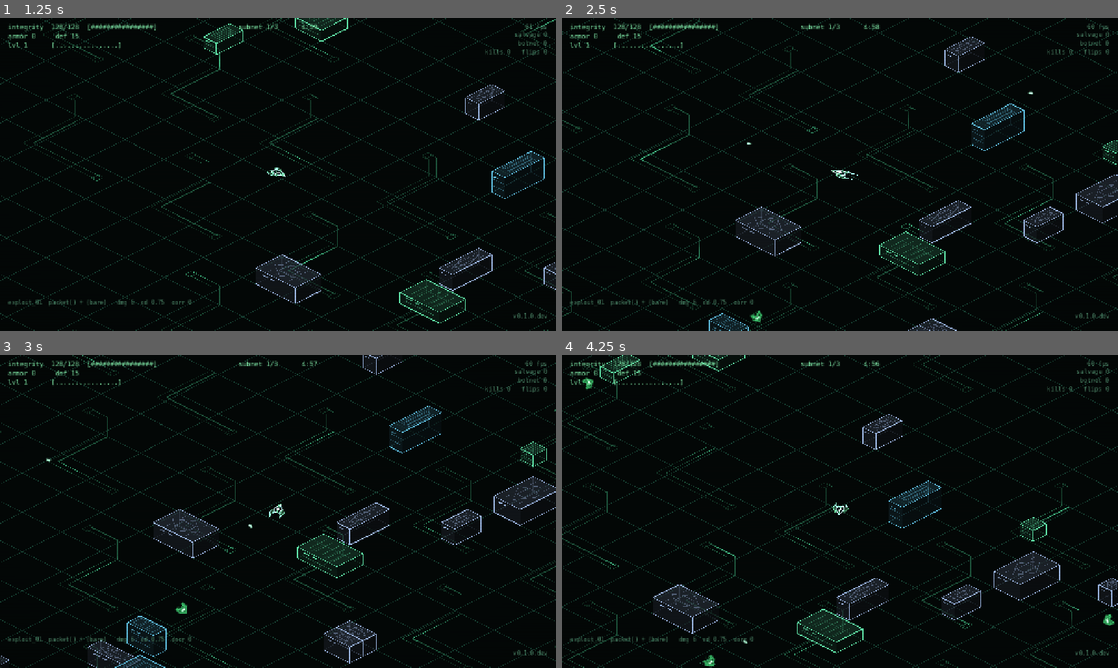
Above: before the commit, frames 1-4 (two rows, left to right).
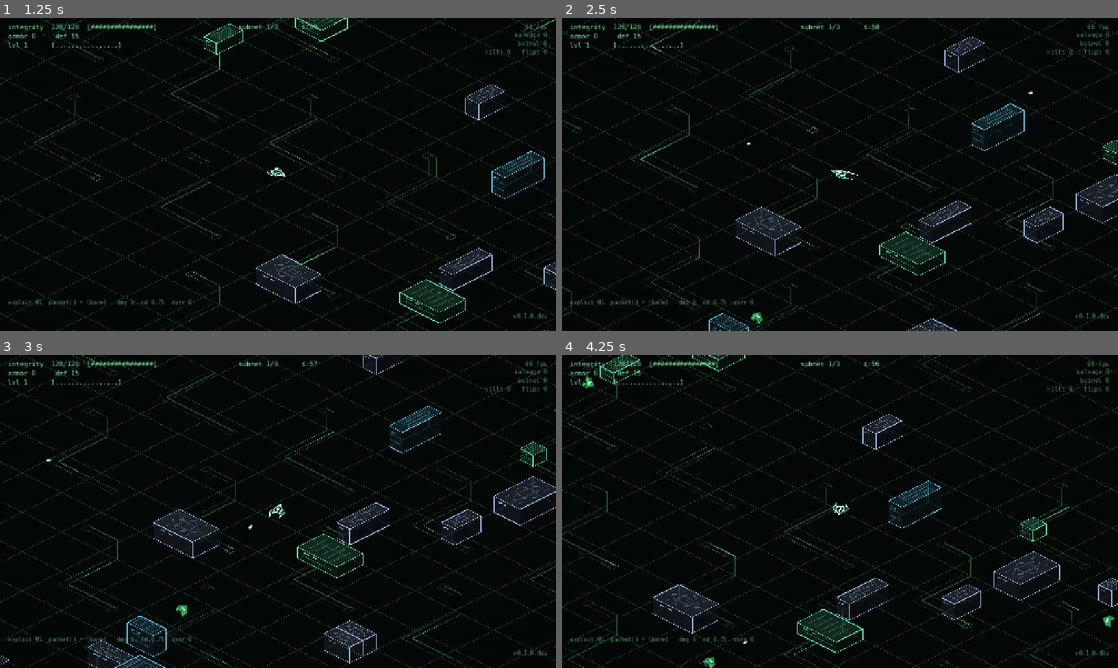
Above: after the commit, the same moments.

Repository: seanperkins/rootkit-game
Game: Godot game, scene res://scenes/main.tscn
Two runs of this game, one before a commit and one after it. Both use one fixed random seed, a clock stepped at 60 frames per second and the inputs below.
Inputs (mouse positions are in pixels of both pictures, inside the frame that each line leads up to):
- Up to frame 1 (1.25 s): click "start new run" at 0.5 s
- Up to frame 2 (2.5 s): tap Enter (confirm) at 1.25 s; move the mouse to (962, 158) at 1.27 s; hold D (move_right) 1.28-2.03 s; hold Enter (confirm) 1.28-2.03 s; move the mouse to (728, 190) at 2.02 s; hold S (move_down) from 2.03 s (still down); tap R (recipes) at 2.1 s
- Up to frame 3 (3 s): move the mouse to (333, 442) at 2.77 s; release S (move_down) at 2.78 s; hold D (move_right) from 2.78 s (still down); hold Enter (confirm) from 2.78 s (still down)
- Up to frame 4 (4.25 s): move the mouse to (812, 574) at 3.52 s; release D (move_right) at 3.53 s; release Enter (confirm) at 3.53 s; hold W (move_up) from 3.53 s (still down); tap R (recipes) at 3.6 s

Frame 1 is identical in both runs. In frame 2, less than 0.1% of the frame differs, in the area x 33-85%, y 23-98%; in frame 3, less than 0.1%; in frame 4, 0.2%, in the area x 3-100%, y 6-100%.

Commit message:
Integrate boss integrity into powered armor segments

Diff:
--- a/scripts/run/run.gd
+++ b/scripts/run/run.gd
@@ -4773,7 +4773,12 @@
 		if t.behaviour == EnemyTable.Behaviour.CHARGER and _ai_phase[i] == CH_DASH:
 			heading = _ai_aim[i]
 		var angle := to_iso(heading).angle() + PI * 0.5 if heading.length_squared() > 0.01 else 0.0
-		mm.set_instance_custom_data(n, Color(float(t.glyph), angle, float(i % 17) / 17.0, 0.0))
+		# Integrity powers the boss's armor segments in the material itself.
+		# Read spawn HP so subnet scaling and fork children share the same range.
+		var integrity := 1.0
+		if enemies.type_index[i] == EnemyTable.ICE or _is_miniboss(enemies.type_index[i]):
+			integrity = clampf(enemies.integrity[i] / maxf(_spawn_hp[i], 0.001), 0.0, 1.0)
+		mm.set_instance_custom_data(n, Color(float(t.glyph), angle, float(i % 17) / 17.0, integrity))
 	mm = _mm_proj.multimesh
 	mm.visible_instance_count = projectiles.count
 	# Glyph and colour per frame: spawn happens inside the tick, which may not
@@ -5090,39 +5095,6 @@
 			ring.append(to_iso(_rp(enemies, i)
 				+ Vector2(cos(ta), sin(ta)) * (14.0 + 26.0 * tell)))
 		draw_polyline(ring, Color(1.9, 0.9, 0.4, 0.85 * (1.0 - tell)), 2.0)
-
-	# Boss integrity, without a number and without a bar.
-	#
-	# Three channels at once, because any one of them alone is ambiguous at a
-	# glance: the ring THINS as it drops, its colour walks from the type's own
-	# toward a hot red, and it FRAGMENTS into fewer, shorter arcs. A healthy
-	# boss wears a solid bright band; a nearly-dead one is a few dim red
-	# scratches. Reading "it is coming apart" needs no calibration.
-	for i in enemies.count:
-		if _arriving[i] > 0.0 or _submerged[i] != 0:
-			continue
-		var ti2 := enemies.type_index[i]
-		if ti2 != EnemyTable.ICE and not _is_miniboss(ti2):
-			continue
-		var frac2: float = clampf(
-			enemies.integrity[i] / maxf(_spawn_hp[i], 0.001), 0.0, 1.0)
-		var centre := to_iso(_rp(enemies, i))
-		var rad2: float = (58.0 if ti2 == EnemyTable.ICE else 34.0)
-		var width: float = 1.0 + 3.2 * frac2
-		var col2: Color = enemy_types[ti2].color.lerp(
-			Color(2.2, 0.30, 0.25), 1.0 - frac2)
-		col2.a = 0.45 + 0.5 * frac2
-		# Twelve arcs at full, three at death. Integer, so the fragmenting is a
-		# visible step rather than a fade nobody registers.
-		var arcs: int = maxi(3, int(round(12.0 * frac2)))
-		var span: float = TAU / float(arcs) * (0.35 + 0.55 * frac2)
-		for a4 in arcs:
-			var base := TAU * float(a4) / float(arcs)
-			var pts2 := PackedVector2Array()
-			for stp in 5:
-				var ang := base + span * float(stp) / 4.0
-				pts2.append(centre + Vector2(cos(ang), sin(ang) * 0.5) * rad2)
-			draw_polyline(pts2, col2, width)
 
 	# Support links, and the ranged aim tell. Both are the same argument the
 	# charger and ambusher telegraphs above already make: a thing that happens
--- a/shaders/glyph.gdshader
+++ b/shaders/glyph.gdshader
@@ -1,10 +1,11 @@
 shader_type canvas_item;
 
 // Procedural hardware: dark armor, a bright bevel, and a small emissive core.
-// r = identity, g = screen-facing angle (zero faces up), b = stable phase.
+// r = identity, g = screen-facing angle (zero faces up), b = stable phase,
+// a = boss integrity / spawn integrity. Other glyphs ignore this channel.
 // All animation is presentation-only; the four packed MultiMeshes stay intact.
-varying flat vec3 design;
-void vertex() { design = INSTANCE_CUSTOM.rgb; }
+varying flat vec4 design;
+void vertex() { design = INSTANCE_CUSTOM; }
 
 float box(vec2 p, vec2 b) {
 	vec2 q = abs(p) - b;
@@ -14,7 +15,8 @@
 float diamond(vec2 p, float r) { return (abs(p.x) + abs(p.y) - r) * 0.7071; }
 
 void fragment() {
-	vec2 uv = UV - vec2(0.5);
+	// QuadMesh UVs have V increasing upward; canvas facing uses Y downward.
+	vec2 uv = vec2(UV.x, 1.0 - UV.y) - vec2(0.5);
 	float cs = cos(design.g), sn = sin(design.g);
 	vec2 p = mat2(vec2(cs, -sn), vec2(sn, cs)) * uv;
 	int g = int(design.r + 0.5);
@@ -122,5 +124,36 @@
 	vec3 col = mix(armor, tint * 0.85, edge);
 	col = mix(col, tint * 0.48, engraving * (1.0 - edge));
 	col = mix(col, mix(tint, vec3(1.8), 0.55) * pulse, light);
+	if (g == 3 || (g >= 10 && g <= 13)) {
+		// Health belongs to the hardware: six ICE facets, four fork chambers,
+		// six front shield plates, four aperture corners, eight reactor teeth.
+		// The original hull stays solid and faintly visible even when a plate
+		// loses power, preserving both enemy identity and its contact footprint.
+		float health = clamp(design.a, 0.0, 1.0);
+		float around = fract(atan(p.y, p.x) / 6.283185 + 1.25);
+		float cells = around * 6.0;
+		if (g == 10 || g == 12) { cells = around * 4.0; }
+		if (g == 11) {
+			// Only the protected FRONT carries plating. The exposed rear core
+			// remains a bright target as the shield's power drains.
+			cells = clamp((atan(p.x, -p.y) / 3.141593 + 0.5) * 6.0, 0.0, 5.999);
+		}
+		if (g == 13) { cells = around * 8.0; }
+		float count = (g == 10 || g == 12) ? 4.0 : (g == 13 ? 8.0 : 6.0);
+		float power = clamp(health * count - floor(cells), 0.0, 1.0);
+		float seam = 1.0 - smoothstep(0.02, 0.065, min(fract(cells), 1.0 - fract(cells)));
+		// A broad dark seam separates neighboring armor plates, while a
+		// powered plate has a lit face and bevel. One plate drains continuously.
+		vec3 dead_plate = mix(vec3(0.06, 0.07, 0.08), tint * 0.18, edge);
+		vec3 live_plate = mix(col, tint * 0.38, (1.0 - edge) * (1.0 - engraving) * 0.65);
+		col = mix(dead_plate, live_plate, power);
+		col = mix(col, vec3(0.025, 0.032, 0.04), seam * 0.88);
+		// The exposed core heats up as armor fails. A slow, shallow pulse at
+		// critical health reads as an unstable reactor without flashing the body.
+		float stress = 1.0 - health;
+		float heartbeat = 0.88 + 0.12 * sin(TIME * 4.0 + design.b * 6.2832);
+		vec3 reactor = mix(mix(tint, vec3(1.8), 0.55), vec3(2.0, 0.48, 0.16), stress);
+		col = mix(col, reactor * mix(1.0, heartbeat, stress), light);
+	}
 	COLOR = vec4(col, COLOR.a * alpha);
 }
--- /dev/null
+++ b/tools/shot_boss_integrity.gd
@@ -0,0 +1,49 @@
+extends "res://tools/shot_entity_designs.gd"
+
+## Actual boss materials at five health levels, with the normal game scale.
+## Test saves and window check are inherited from the entity capture tool.
+func _process(_dt: float) -> bool:
+	if run == null or run.terrain == null:
+		return false
+	frames += 1
+	if frames == 5:
+		run.user_paused = true
+		run.input_override = Vector2.ZERO
+		run.enemies.count = 0
+		run.projectiles.count = 0
+		for child in run.get_children():
+			if child is CanvasLayer:
+				child.hide()
+		for name in ["Props", "ZonePanels", "Backdrop"]:
+			run.get_node(name).hide()
+		labels = Captions.new()
+		run.add_child(labels)
+		var center: Vector2 = run.player_pos[0]
+		_label(center + run.from_iso(Vector2(0, -265)), "BOSS INTEGRITY / POWERED ARMOR", 22)
+		var health := [1.0, 0.75, 0.5, 0.25, 0.05]
+		for col in health.size():
+			_label(center + run.from_iso(Vector2(-290 + col * 170, -220)),
+				"%d%%" % int(health[col] * 100), 15)
+		for row in 5:
+			var ti: int = [EnemyTable.ICE, 8, 9, 10, 11][row]
+			var y := -165 + row * 95
+			_label(center + run.from_iso(Vector2(-450, y + 5)), String(run.enemy_types[ti].id))
+			for col in health.size():
+				var at: Vector2 = center + run.from_iso(Vector2(-290 + col * 170, y))
+				var idx: int = run.enemies.spawn(at, Vector2(-40, -40), 100.0 * health[col], run.ENEMY_RADIUS, ti)
+				run._clear_ai(idx)
+				run._spawn_hp[idx] = 100.0
+		run._depth_sort()
+		run._snapshot_render_state()
+		# Move only the craft out of the lineup; keep the camera on this view.
+		run.player_render_pos[0] = center + run.from_iso(Vector2(0, 800))
+		run.set_process(false)
+		run._update_renderers()
+		run.queue_redraw()
+		labels.queue_redraw()
+	if frames == 40:
+		_save("boss-integrity")
+		run.queue_free()
+		await process_frame
+		quit()
+	return false
Not shown, changed: docs/entity-designs.md
